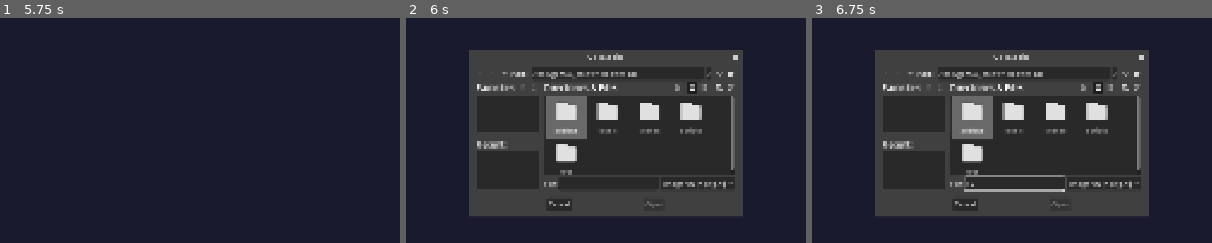
Above: before the commit, frames 1-3 (left to right).
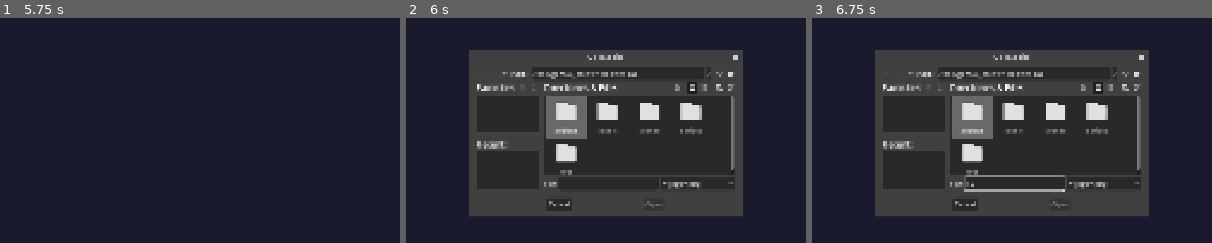
Above: after the commit, the same moments.

Repository: DEVizzent/BattleMapToolkit
Game: Godot game, scene res://scenes/ui/dm_window.tscn
The game is run twice, just before and just after one commit, with the same random seed, the same clock (stepped at 60 frames per second) and the same inputs. This scene is started directly instead of the project's main scene.
Inputs (mouse positions are % of the whole screen's width and height, from its top left):
- Up to frame 1 (5.75 s): click "+" at 0.5 s; click "-" at 1.25 s; click "[ ]" at 2 s; click "#" at 2.75 s; click "M" at 3.5 s; click "FX" at 4.25 s; click "Sincronizado" at 5 s
- Up to frame 2 (6 s): click "+ Añadir mapa" at 5.75 s
- Up to frame 3 (6.75 s): click (50, 60) at 6.52 s; type "12" at 6.6 s
The pictures show only the part of the screen within x 25-75%, y 23-73%; the shares and areas given below are measured in that part.

Frame 1 is identical in both runs. In frame 2, 0.3% of the frame differs, in the area x 56-80%, y 24-76%; in frame 3, 0.3%.

Commit message:
fix: ResourceLoader.exists no vale para paths del filesystem, usar FileAccess + filtros de dialogo arreglados
- _load_map_texture: ResourceLoader.exists() → FileAccess.file_exists()
- Filtros FileDialog: comas → punto y coma entre extensiones
- test/test_map/test_map_loader.gd: 3 tests que validan carga desde paths absolutos

Diff:
--- a/scripts/ui/dm_window.gd
+++ b/scripts/ui/dm_window.gd
@@ -189,7 +189,7 @@
 	open_map_dialog.title = tr("Abrir mapa")
 	open_map_dialog.access = FileDialog.ACCESS_FILESYSTEM
 	open_map_dialog.file_mode = FileDialog.FILE_MODE_OPEN_FILE
-	open_map_dialog.add_filter("*.png,*.jpg,*.jpeg,*.webp,*.bmp", "Imagenes")
+	open_map_dialog.add_filter("*.png ; *.jpg ; *.jpeg ; *.webp ; *.bmp", "Imagenes")
 	open_map_dialog.file_selected.connect(_on_open_map_dialog_file_selected)
 	open_map_dialog.name = "OpenMapDialog"
 	add_child(open_map_dialog)
@@ -198,7 +198,7 @@
 	import_token_dialog.title = tr("Importar token")
 	import_token_dialog.access = FileDialog.ACCESS_FILESYSTEM
 	import_token_dialog.file_mode = FileDialog.FILE_MODE_OPEN_FILE
-	import_token_dialog.add_filter("*.png,*.jpg,*.jpeg,*.webp", "Imagenes")
+	import_token_dialog.add_filter("*.png ; *.jpg ; *.jpeg ; *.webp", "Imagenes")
 	import_token_dialog.file_selected.connect(_on_import_token_dialog_file_selected)
 	import_token_dialog.name = "ImportTokenDialog"
 	add_child(import_token_dialog)
@@ -232,7 +232,7 @@
 
 
 func _load_map_texture(path: String) -> Texture2D:
-	if not ResourceLoader.exists(path):
+	if not FileAccess.file_exists(path):
 		return null
 	var image := Image.new()
 	var err := image.load(path)
--- /dev/null
+++ b/test/test_map/test_map_loader.gd
@@ -0,0 +1,37 @@
+extends GutTest
+
+func test_fileaccess_exists_for_filesystem_paths() -> void:
+	var tmp_path := OS.get_user_data_dir().path_join("test_image.png")
+	var handler := FileAccess.open(tmp_path, FileAccess.WRITE)
+	if handler:
+		handler.close()
+
+	assert_true(FileAccess.file_exists(tmp_path), "FileAccess debe encontrar archivos del sistema")
+
+	DirAccess.remove_absolute(tmp_path)
+	assert_false(FileAccess.file_exists(tmp_path), "Debe detectar archivo eliminado")
+
+
+func test_resource_loader_fails_for_filesystem_paths() -> void:
+	# ResourceLoader.exists solo funciona con paths res:// o user://, no con paths absolutos
+	var abs_path := "C:/nonexistent/test.png"
+	assert_false(ResourceLoader.exists(abs_path), "ResourceLoader no debe aceptar paths del filesystem")
+
+
+func test_image_load_from_absolute_path() -> void:
+	# Crear un PNG minimo valido (1x1 pixel)
+	var tmp_path := OS.get_user_data_dir().path_join("test_pixel.png")
+	_create_minimal_png(tmp_path)
+
+	var image := Image.new()
+	var err := image.load(tmp_path)
+	assert_eq(err, OK, "Image.load debe funcionar con paths del filesystem")
+
+	DirAccess.remove_absolute(tmp_path)
+
+
+func _create_minimal_png(path: String) -> void:
+	# PNG minimo: 1x1 pixel blanco
+	var img := Image.create(1, 1, false, Image.FORMAT_RGBA8)
+	img.fill(Color.WHITE)
+	img.save_png(path)
Not shown, added: test/test_map/test_map_scaling.gd.uid
